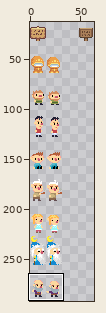
Two versions of one sprite sheet, Platformer/Content/npc.png. Above, an overview of the earlier version with the close-up marked.
Close-up. Before the commit:
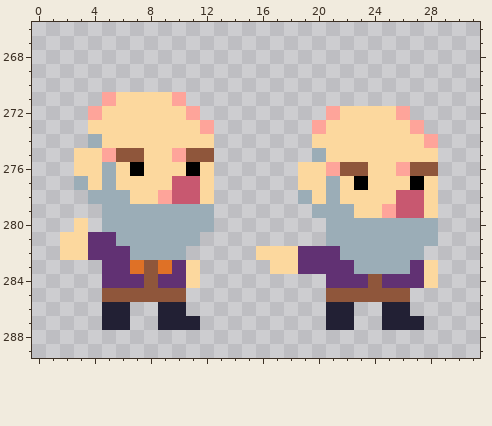
The file is 64x512 pixels. Shown: x 0..31, y 266..289. The wide view leaves out empty margins.
After:
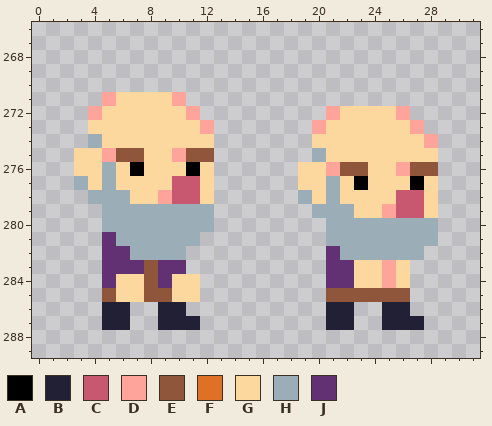
Palette (. is transparent): A #000000  B #222034  C #c85870  D #fea49a  E #8f563b  F #df7126  G #fcd89e  H #9badb7  J #613173
Changes in this commit:
y 280: x 3 G -> .
y 281: x 2..4 GGJ -> ...
y 282: x 2..4 GGJ -> ...; x 16..20 GGGJJ -> .....
y 283: x 7 F -> J; x 9 F -> J; x 11 G -> .; x 17..20 GGJJ -> ....; x 23..28 HHHHJG -> GGDG..
y 284: x 6..7 JJ -> GG; x 10 J -> G; x 23..28 JEJJJG -> GGDG..
y 285: x 6..7 EE -> GG; x 10..11 E. -> GG
Changed places in both close-ups, as pixel boxes (x1, y1, x2, y2):
changed: (60, 218, 200, 302)
changed: (256, 246, 438, 288)
